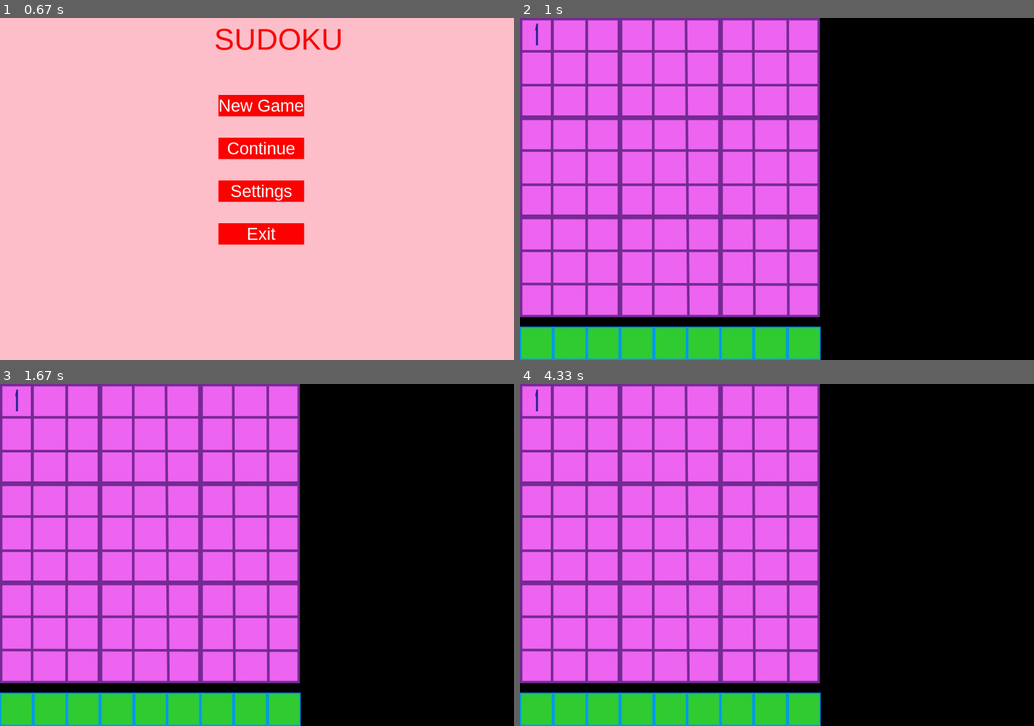
Above: before the commit, frames 1-4 (two rows, left to right).
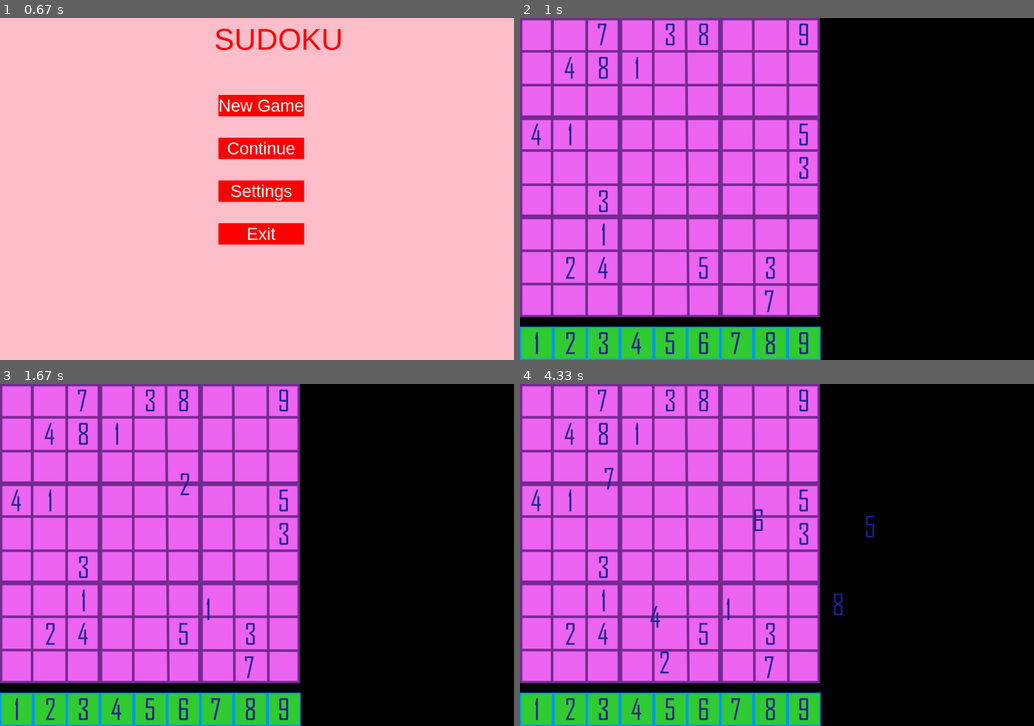
Above: after the commit, the same moments.

Repository: aabbi15/sudoku_pygame
Game: pygame game, started from homescreen.py
The game is run twice, just before and just after one commit, with the same random seed, the same clock (stepped at 60 frames per second) and the same inputs.
Inputs (mouse positions are in pixels of both pictures, inside the frame that each line leads up to):
- Up to frame 1 (0.67 s): tap Space at 0.33 s
- Up to frame 2 (1 s): click (823, 100) at 0.72 s
- Up to frame 3 (1.67 s): press the mouse at (51, 708) at 1.03 s; move the mouse to (118, 596) at 1.13 s; release the mouse at (185, 483) at 1.27 s; press the mouse at (15, 708) at 1.37 s; move the mouse to (113, 657) at 1.47 s; release the mouse at (205, 609) at 1.6 s
- Up to frame 4 (4.33 s): press the mouse at (705, 483) at 1.7 s; move the mouse to (653, 558) at 1.8 s; release the mouse at (602, 630) at 1.93 s; press the mouse at (669, 708) at 2.03 s; move the mouse to (818, 568) at 2.13 s; release the mouse at (972, 428) at 2.27 s; press the mouse at (735, 708) at 2.37 s; move the mouse to (674, 592) at 2.47 s; release the mouse at (612, 479) at 2.6 s; press the mouse at (638, 708) at 2.7 s; move the mouse to (648, 664) at 2.8 s; release the mouse at (653, 616) at 2.93 s; press the mouse at (972, 428) at 3.03 s; move the mouse to (920, 479) at 3.13 s; release the mouse at (869, 527) at 3.27 s; press the mouse at (602, 630) at 3.37 s; move the mouse to (633, 647) at 3.47 s; release the mouse at (663, 664) at 3.6 s; press the mouse at (771, 708) at 3.7 s; move the mouse to (802, 657) at 3.8 s; release the mouse at (838, 602) at 3.93 s; press the mouse at (705, 708) at 4.03 s; move the mouse to (730, 616) at 4.13 s; release the mouse at (756, 520) at 4.27 s

Frame 1 is identical in both runs. In frame 2, 1.6% of the frame differs, in the area x 2-57%, y 1-99%; in frame 3, 1.7%; in frame 4, 2.0%, in the area x 2-69%, y 1-99%.

Commit message:
drag n drop success+  modified sudoku single sol

Diff:
--- a/dragndrop.py
+++ b/dragndrop.py
@@ -23,6 +23,7 @@
 
         self.image = image
         self.rect = self.image.get_rect()
+        self.rect.topleft = (x,y)
         self.moving = False
         # self.rect = pygame.Rect(x, y, self.width, self.height)
         # all_draggers.append(self)
--- a/homescreen.py
+++ b/homescreen.py
@@ -63,11 +63,11 @@
 
 
 #draggers
-# dragger = [0]*10
-# for i in range(1,10):
-#    dragger[i] = dragndrop.DragnDrop(screen,numbers_img[i],(78*(i-1)),722)
-
-onedrag = dragndrop.DragnDrop(screen,one_img,0,722)
+dragger = [0]*10
+for i in range(1,10):
+   dragger[i] = dragndrop.DragnDrop(screen,numbers_img[i],(78*(i-1)),722)
+
+
 
 
 
@@ -121,32 +121,23 @@
    screen.fill("black")
    screen.blit(board_img,(0,0))
    screen.blit(bar_img,(0,722))
-   screen.blit(one_img, onedrag.rect)
-
-
-
-
-   # for i in range(9):
-   #    for j in range(9):
-   #       key=finalgrid[i][j]
-   #       screen.blit(numbers_img[key],(78*i,78*j))
-
-
-   # i=0
-   # for num in numbers_img:
-   #    if num!=blank_img:
-   #       screen.blit(num,((78*i),722))
-   #       i+=1
-
-
-   # for i in range(1,10):
-   #    dragger[i].main()
-
-
-   # for i in range(1, 10):
-   #      dragger[i].main()
-
-   # pygame.display.update()
+   for m in range(1,10):
+      screen.blit(numbers_img[m], dragger[m].rect)
+
+
+   for i in range(9):
+      for j in range(9):
+         key=finalgrid[i][j]
+         screen.blit(numbers_img[key],(78*i,78*j))
+
+
+   i=0
+   for num in numbers_img:
+      if num!=blank_img:
+         screen.blit(num,((78*i),722))
+         i+=1
+
+
 
 
 
@@ -182,16 +173,20 @@
       for event in pygame.event.get():
             if event.type == pygame.QUIT:
                 run = False
-            if event.type == pygame.MOUSEBUTTONDOWN:
-                if onedrag.rect.collidepoint(event.pos):
-                    onedrag.dragging = True
-            elif event.type == pygame.MOUSEBUTTONUP:
-                onedrag.dragging = False
-            elif event.type == pygame.MOUSEMOTION:
-                if onedrag.dragging:
-                    onedrag.rect.move_ip(event.rel)
-                    gamescreen()
-                    pygame.display.update()
+            for i in range(1,10):
+               if event.type == pygame.MOUSEBUTTONDOWN:
+
+                  if dragger[i].rect.collidepoint(event.pos):
+                     dragger[i].dragging = True
+
+               elif event.type == pygame.MOUSEBUTTONUP:
+                  dragger[i].dragging = False
+
+               elif event.type == pygame.MOUSEMOTION:
+                  if dragger[i].dragging:
+                     dragger[i].rect.move_ip(event.rel)
+                     gamescreen()
+                     pygame.display.update()
 
 
 
--- a/sudokumaker.py
+++ b/sudokumaker.py
@@ -59,12 +59,12 @@
         remove=random.randint(61,66)
 
 
-    # while remove:
-        # row=random.randint(0,8)
-        # col=random.randint(0,8)
-        # if grid[row][col]!=0:
-        #     grid[row][col]=0
-        #     remove-=1
+    while remove:
+        row=random.randint(0,8)
+        col=random.randint(0,8)
+        if grid[row][col]!=0:
+            grid[row][col]=0
+            remove-=1
     return grid
 
 # generatepuzzle("easy")
--- a/tempCodeRunnerFile.py
+++ b/tempCodeRunnerFile.py
@@ -1,71 +1,18 @@
-# Python program to move the image
-# with the mouse
+   gamescreen()
+         for event in pygame.event.get():
+               if event.type == pygame.QUIT:
+                  run = False
 
-# Import the library pygame
-import pygame
-from pygame.locals import *
+               if event.type == pygame.MOUSEBUTTONDOWN:
 
-# Take colors input
-YELLOW = (255, 255, 0)
-BLUE = (0, 0, 255)
+                  if dragger[i].rect.collidepoint(event.pos):
+                     dragger[i].dragging = True
 
-# Construct the GUI game
-pygame.init()
+               elif event.type == pygame.MOUSEBUTTONUP:
+                  dragger[i].dragging = False
 
-# Set dimensions of game GUI
-w, h = 640, 350
-screen = pygame.display.set_mode((w, h))
-
-# Take image as input
-img = pygame.image.load('emptybar.jpg')
-img.convert()
-
-# Draw rectangle around the image
-rect = img.get_rect()
-rect.center = w//2, h//2
-
-# Set running and moving values
-running = True
-moving = False
-
-# Setting what happens when game
-# is in running state
-while running:
-
-	for event in pygame.event.get():
-
-		# Close if the user quits the
-		# game
-		if event.type == QUIT:
-			running = False
-
-		# Making the image move
-		elif event.type == MOUSEBUTTONDOWN:
-			if rect.collidepoint(event.pos):
-				moving = True
-
-		# Set moving as False if you want
-		# to move the image only with the
-		# mouse click
-		# Set moving as True if you want
-		# to move the image without the
-		# mouse click
-		elif event.type == MOUSEBUTTONUP:
-			moving = False
-
-		# Make your image move continuously
-		elif event.type == MOUSEMOTION and moving:
-			rect.move_ip(event.rel)
-
-	# Set screen color and image on screen
-	screen.fill(YELLOW)
-	screen.blit(img, rect)
-
-	# Construct the border to the image
-	pygame.draw.rect(screen, BLUE, rect, 2)
-
-	# Update the GUI pygame
-	pygame.display.update()
-
-# Quit the GUI game
-pygame.quit()
+               elif event.type == pygame.MOUSEMOTION:
+                  if dragger[i].dragging:
+                     dragger[i].rect.move_ip(event.rel)
+                     gamescreen()
+                     pygame.display.update()
